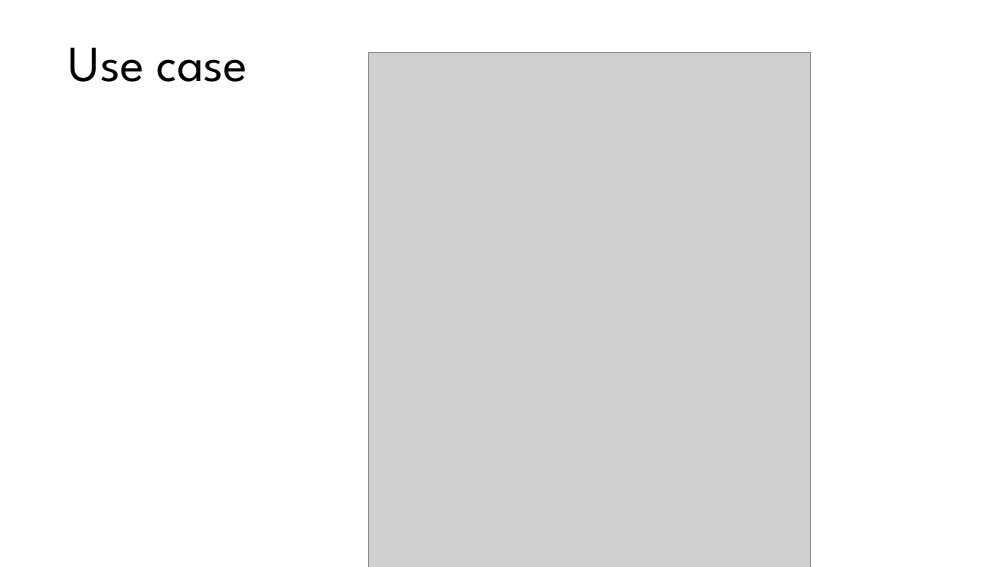
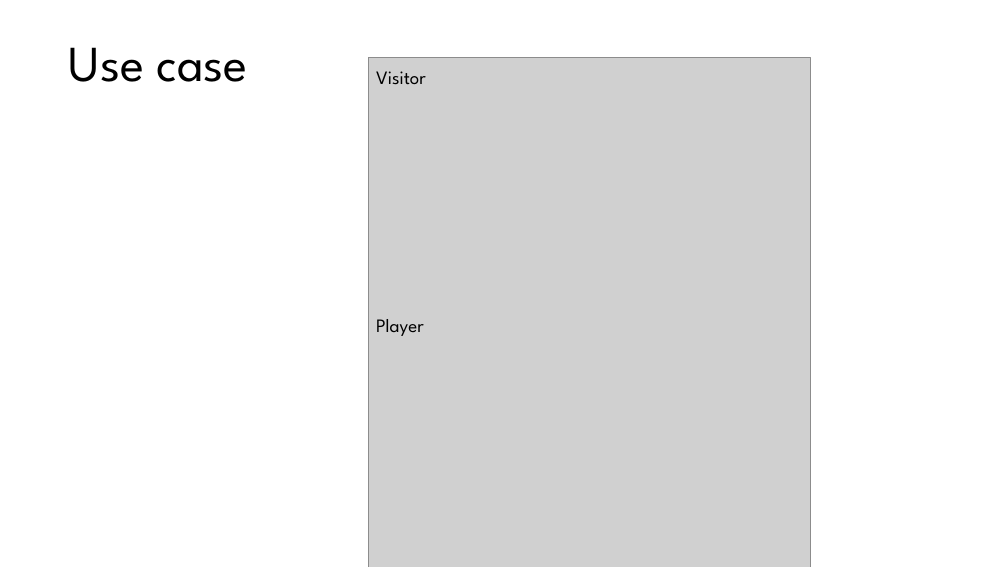
Before and after one commit to NCNU-OpenSource/1041-SE-Team5, a slide deck: slide 2 of group5.pptx. Drawn at 1008x567 pixels with LibreOffice and Linux fonts; fonts in the diff are those of the drawing; grey boxes stand for pictures; background and template pictures are left out. Boxes give left, top, right and bottom in pixels: in the first picture for what was removed or moved away, otherwise in the second. Text is boxed around its words. In the diff, an @@ line names an element or a change of style, - is before the commit and + after.

```diff
--- a/group5.pptx
+++ b/group5.pptx
@@ picture: place and size @@
-picture at [369,53,811,567]
+picture at [369,57,811,567]
@@ text added at [376,71,426,85], 18 pt, text #000000 @@
+Visitor
@@ text added at [376,319,424,336], 18 pt, text #000000 @@
+Player
```
